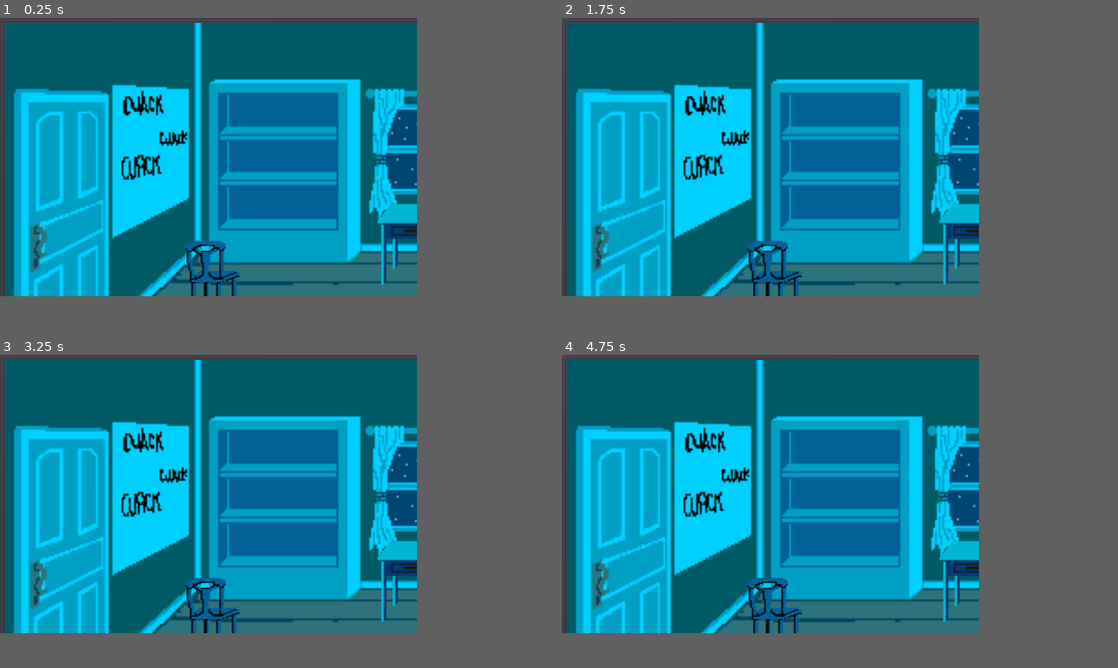
Above: before the commit, frames 1-4 (two rows, left to right).
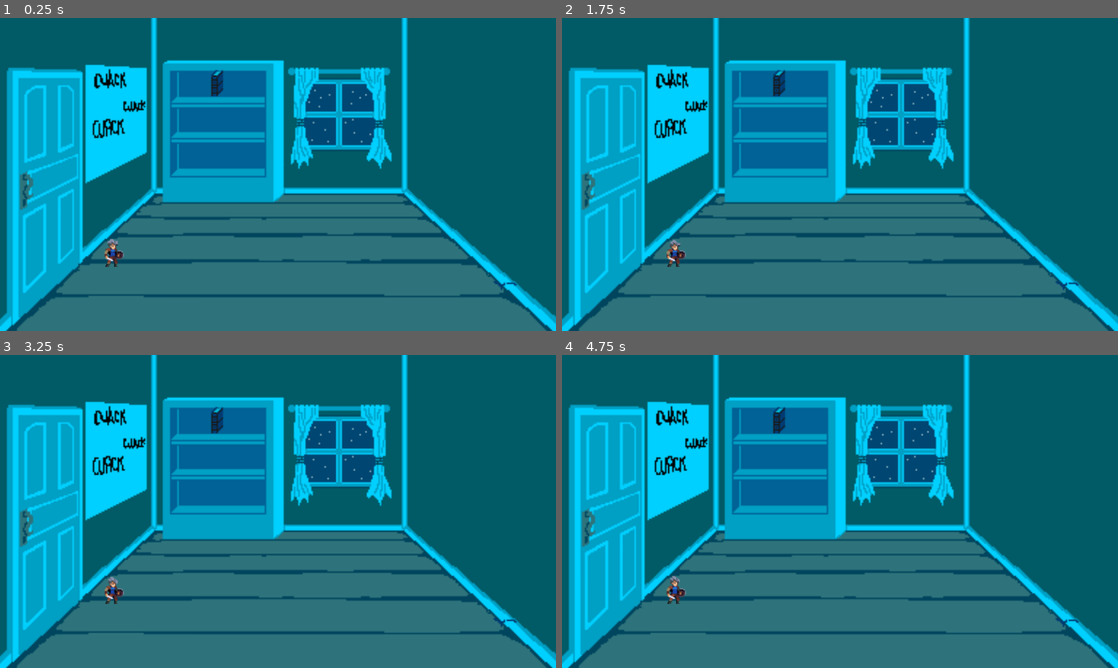
Above: after the commit, the same moments.

Repository: Jeremias-Pellegrino/DVWorkJam2022
Game: Godot game, scene res://Dimension1/Dimension1.tscn
Two runs of this game, one before a commit and one after it. Both use one fixed random seed, a clock stepped at 60 frames per second and the inputs below. Before the commit the project starts from res://Main.tscn.
Inputs (mouse positions are in pixels of both pictures, inside the frame that each line leads up to):
- Up to frame 1 (0.25 s): no input
- Up to frame 2 (1.75 s): move the mouse to (862, 143) at 0.52 s; click (862, 143) at 0.67 s; move the mouse to (684, 171) at 1.27 s; hold Left (ui_left) from 1.28 s (still down); click (684, 171) at 1.42 s
- Up to frame 3 (3.25 s): tap Enter at 2 s; move the mouse to (250, 433) at 2.02 s; release Left (ui_left) at 2.03 s; click (250, 433) at 2.17 s; tap Space at 2.75 s; move the mouse to (189, 549) at 2.77 s; click (189, 549) at 2.92 s
- Up to frame 4 (4.75 s): move the mouse to (895, 536) at 3.52 s; hold Left (ui_left) from 3.53 s (still down); click (895, 536) at 3.67 s; move the mouse to (645, 452) at 4.27 s; click (645, 452) at 4.42 s
In our replay, the window is 600x400 before the commit and 800x450 after it. These sizes can differ from the game's own. Grey fills any space a smaller window leaves; there, only what the larger window draws over its background counts as a difference.

The runs differ from the first frame. In frame 1, 55% of the frame differs, in the area x 0-100%, y 0-100%; in frame 2, 55%; in frame 3, 55%; in frame 4, 55%.

Commit message:
progreso en objetos seleccionables. limpieza de directorios

Diff:
--- a/ClickableObject/ClickableObject.gd
+++ b/ClickableObject/ClickableObject.gd
@@ -1,15 +1,11 @@
 extends Area2D
 
-onready var sprite : Sprite = $Grass1
+onready var sprite : Sprite = $Sprite
+# Hay que ajustar el script para que la animacion del glow (shader)
+# comience al hacer hover
+func _on_Area2D_mouse_entered():
+	sprite.material.set_shader_param("width", 20)
 
-# Called when the node enters the scene tree for the first time.
-func _ready():
-	pass # Replace with function body.
 
-func _on_Area2D_mouse_entered():
-	$Grass1.queue_free()
-	print("_on_Area2D_mouse_entered")
-
-func _on_Area2D_body_entered(body):
-	sprite.rotate(1/2)
-	print("_on_Area2D_mouse_entered")
+func _on_Area2D_mouse_exited():
+	sprite.material.set_shader_param("width", 0)
--- a/ClickableObject/ClickableObject.tscn
+++ b/ClickableObject/ClickableObject.tscn
@@ -1,21 +1,25 @@
-[gd_scene load_steps=3 format=2]
+[gd_scene load_steps=5 format=2]
 
+[ext_resource path="res://png/libros/cuaderno 1.png" type="Texture" id=1]
 [ext_resource path="res://ClickableObject/ClickableObject.gd" type="Script" id=2]
+[ext_resource path="res://Shaders/glow.tres" type="Material" id=3]
 
 [sub_resource type="RectangleShape2D" id=1]
-extents = Vector2( 4.32258, 1.46114 )
+extents = Vector2( 58.8387, 61.7695 )
 
 [node name="Area2D" type="Area2D"]
-position = Vector2( 830, 263 )
-scale = Vector2( 7.75, 32.1667 )
+position = Vector2( 160, 118 )
 script = ExtResource( 2 )
 
-[node name="Grass1" type="Sprite" parent="."]
+[node name="Sprite" type="Sprite" parent="."]
+material = ExtResource( 3 )
+scale = Vector2( 3, 3 )
+texture = ExtResource( 1 )
 
 [node name="CollisionShape2D" type="CollisionShape2D" parent="."]
-position = Vector2( 0.322578, 0.124352 )
+position = Vector2( 0, -1 )
 scale = Vector2( 1, 0.999999 )
 shape = SubResource( 1 )
 
-[connection signal="body_entered" from="." to="." method="_on_Area2D_body_entered"]
 [connection signal="mouse_entered" from="." to="." method="_on_Area2D_mouse_entered"]
+[connection signal="mouse_exited" from="." to="." method="_on_Area2D_mouse_exited"]
--- /dev/null
+++ b/Dimension1/Dimension1.gd
@@ -0,0 +1,18 @@
+extends Control
+
+onready var margarete = $Margarete
+
+func _ready():
+	mouse_filter = Control.MOUSE_FILTER_IGNORE
+#
+#func _input(event):
+#	if event is InputEventMouseButton:
+#		pass
+#
+#	elif event is InputEventMouseMotion:
+#		var diff = event.position - margarete.position
+#		margarete.move_and_slide(diff)
+
+
+func _on_Control_mouse_entered():
+	print("MOUSE ENTERED CONTROL")
--- /dev/null
+++ b/Dimension1/Dimension1.tscn
@@ -0,0 +1,38 @@
+[gd_scene load_steps=7 format=2]
+
+[ext_resource path="res://Shaders/glow.tres" type="Material" id=3]
+[ext_resource path="res://png/fondo.png" type="Texture" id=4]
+[ext_resource path="res://Margarete/Margarete.tscn" type="PackedScene" id=9]
+[ext_resource path="res://png/libros/cuaderno 1.png" type="Texture" id=11]
+[ext_resource path="res://ClickableObject/ClickableObject.gd" type="Script" id=13]
+
+[sub_resource type="RectangleShape2D" id=1]
+extents = Vector2( 58.8387, 61.7695 )
+
+[node name="Node2D" type="Node2D"]
+
+[node name="Sprite" type="Sprite" parent="."]
+position = Vector2( 643, 360 )
+scale = Vector2( 3.35417, 3.36111 )
+texture = ExtResource( 4 )
+
+[node name="Margarete" parent="." instance=ExtResource( 9 )]
+position = Vector2( 261, 517 )
+z_index = 1
+
+[node name="Libro" type="Area2D" parent="."]
+position = Vector2( 500, 150 )
+script = ExtResource( 13 )
+
+[node name="Sprite" type="Sprite" parent="Libro"]
+material = ExtResource( 3 )
+scale = Vector2( 3, 3 )
+texture = ExtResource( 11 )
+
+[node name="CollisionShape2D" type="CollisionShape2D" parent="Libro"]
+position = Vector2( 0, -1 )
+scale = Vector2( 1, 0.999999 )
+shape = SubResource( 1 )
+
+[connection signal="mouse_entered" from="Libro" to="Libro" method="_on_Area2D_mouse_entered"]
+[connection signal="mouse_exited" from="Libro" to="Libro" method="_on_Area2D_mouse_exited"]
--- a/Main.gd
+++ /dev/null
@@ -1,14 +0,0 @@
-extends Control
-
-onready var margarete = $Margarete
-
-func _ready():
-	pass # Replace with function body.
-
-func _input(event):
-	if event is InputEventMouseButton:
-		pass
-
-	elif event is InputEventMouseMotion:
-		var diff = event.position - margarete.position
-		margarete.move_and_slide(diff)
--- a/Main.tscn
+++ /dev/null
@@ -1,95 +0,0 @@
-[gd_scene load_steps=12 format=2]
-
-[ext_resource path="res://png/fondo.png" type="Texture" id=1]
-[ext_resource path="res://Margarete/Margarete.tscn" type="PackedScene" id=2]
-[ext_resource path="res://png/muebles/mesa.png" type="Texture" id=3]
-[ext_resource path="res://png/muebles/silla.png" type="Texture" id=4]
-[ext_resource path="res://Mouse/Mouse.tscn" type="PackedScene" id=5]
-[ext_resource path="res://Main.gd" type="Script" id=6]
-[ext_resource path="res://png/muebles/cama.png" type="Texture" id=7]
-[ext_resource path="res://ClickableObject/ClickableObject.tscn" type="PackedScene" id=8]
-[ext_resource path="res://png/muebles/caja fuerte.png" type="Texture" id=9]
-[ext_resource path="res://ClickableObject/glow.tres" type="Material" id=10]
-[ext_resource path="res://Navigation2D.tscn" type="PackedScene" id=11]
-
-[node name="Control" type="Control"]
-margin_right = 1021.0
-margin_bottom = 600.0
-script = ExtResource( 6 )
-
-[node name="PanelContainer" type="PanelContainer" parent="."]
-anchor_right = 1.0
-anchor_bottom = 1.0
-__meta__ = {
-"_edit_use_anchors_": true
-}
-
-[node name="Panel" type="Panel" parent="PanelContainer"]
-margin_left = 7.0
-margin_top = 7.0
-margin_right = 1014.0
-margin_bottom = 593.0
-
-[node name="Fondo" type="TextureRect" parent="PanelContainer/Panel"]
-anchor_right = 1.0
-anchor_bottom = 1.0
-texture = ExtResource( 1 )
-expand = true
-__meta__ = {
-"_edit_use_anchors_": false
-}
-
-[node name="Silla" type="TextureRect" parent="PanelContainer/Panel"]
-margin_left = 255.0
-margin_top = 310.0
-margin_right = 340.0
-margin_bottom = 405.0
-texture = ExtResource( 4 )
-expand = true
-
-[node name="Mesa" type="TextureRect" parent="PanelContainer/Panel"]
-margin_left = 527.0
-margin_top = 256.0
-margin_right = 717.0
-margin_bottom = 381.0
-texture = ExtResource( 3 )
-expand = true
-
-[node name="TextureButton" type="TextureButton" parent="PanelContainer/Panel"]
-anchor_left = 0.311
-anchor_top = 0.388
-anchor_right = 0.456
-anchor_bottom = 0.543
-margin_left = 569.823
-margin_top = 249.632
-margin_right = 526.808
-margin_bottom = 241.802
-texture_normal = ExtResource( 9 )
-texture_hover = ExtResource( 4 )
-expand = true
-
-[node name="CajaFuerte" type="TextureRect" parent="PanelContainer/Panel"]
-visible = false
-margin_left = 895.0
-margin_top = 474.0
-margin_right = 991.0
-margin_bottom = 575.0
-texture = ExtResource( 9 )
-expand = true
-
-[node name="Margarete" parent="." instance=ExtResource( 2 )]
-position = Vector2( 247, 453 )
-z_index = 1
-
-[node name="Mouse" parent="." instance=ExtResource( 5 )]
-z_index = 2
-z_as_relative = false
-
-[node name="Clickable" parent="." instance=ExtResource( 8 )]
-
-[node name="Sprite" type="Sprite" parent="."]
-material = ExtResource( 10 )
-position = Vector2( 761, 425 )
-texture = ExtResource( 7 )
-
-[node name="Navigation2D" parent="." instance=ExtResource( 11 )]
--- a/Mouse/Mouse.gd
+++ b/Mouse/Mouse.gd
@@ -2,8 +2,5 @@
 
 var arrow = load("res://oak_woods_v1.0/decorations/sign.png")
 func _ready():
-
-	# esta opcion anda mucho mas fluida
-	# Input.set_mouse_mode(Input.MOUSE_MODE_HIDDEN)
-
-	Input.set_custom_mouse_cursor(arrow)
+#	Input.set_custom_mouse_cursor(arrow)
+	pass
--- a/Navigation2D.tscn
+++ b/Navigation/Navigation2D.tscn
@@ -1,6 +1,6 @@
 [gd_scene load_steps=3 format=2]
 
-[ext_resource path="res://Navigation2D.gd" type="Script" id=1]
+[ext_resource path="res://Navigation/Navigation2D.gd" type="Script" id=1]
 
 [sub_resource type="RectangleShape2D" id=1]
 extents = Vector2( 494, 153 )
--- a/ClickableObject/glow.tres
+++ b/Shaders/glow.tres
@@ -1,12 +1,12 @@
 [gd_resource type="ShaderMaterial" load_steps=2 format=2]
 
-[ext_resource path="res://ClickableObject/glow.gdshader" type="Shader" id=1]
+[ext_resource path="res://Shaders/glow.gdshader" type="Shader" id=1]
 
 [resource]
 render_priority = 1
 shader = ExtResource( 1 )
 shader_param/Smooth = true
-shader_param/width = 21.333
+shader_param/width = 0.0
 shader_param/outline_color = Color( 1, 0.823529, 0.0156863, 0.701961 )
 shader_param/pixel_size = 10
-shader_param/width_speed = 2.597
+shader_param/width_speed = 2.267
--- /dev/null
+++ b/TextureButton.gd
@@ -0,0 +1,17 @@
+extends TextureButton
+
+
+# Declare member variables here. Examples:
+# var a = 2
+# var b = "text"
+
+
+# Called when the node enters the scene tree for the first time.
+func _ready():
+	pass # Replace with function body.
+
+
+# Called every frame. 'delta' is the elapsed time since the previous frame.
+func _process(delta):
+#	TextureButton.
+	pass
--- a/default_env.tres
+++ b/default_env.tres
@@ -3,5 +3,6 @@
 [sub_resource type="ProceduralSky" id=1]
 
 [resource]
-background_mode = 2
 background_sky = SubResource( 1 )
+ss_reflections_max_steps = 63
+ss_reflections_fade_in = 0.5
--- a/project.godot
+++ b/project.godot
@@ -21,13 +21,13 @@
 [application]
 
 config/name="WorkJam"
-run/main_scene="res://Main.tscn"
+run/main_scene="res://Dimension1/Dimension1.tscn"
 config/icon="res://icon.png"
 
 [display]
 
-window/size/width=600
-window/size/height=400
+window/size/width=1280
+window/size/height=720
 window/dpi/allow_hidpi=true
 
 [importer_defaults]
Renamed: Navigation2D.gd -> Navigation/Navigation2D.gd
Renamed: ClickableObject/glow.gdshader -> Shaders/glow.gdshader
Binary file removed: png/muebles del cuarto/caja fuerte.png
Not shown, removed: png/muebles del cuarto/caja fuerte.png.import
Binary file removed: png/muebles del cuarto/cama.png
Not shown, removed: png/muebles del cuarto/cama.png.import
Binary file removed: png/muebles del cuarto/mesa.png
Not shown, removed: png/muebles del cuarto/mesa.png.import
Binary file removed: png/muebles del cuarto/silla.png
Not shown, removed: png/muebles del cuarto/silla.png.import
Binary file removed: png/personajes-poses/1- Proto-prota.png
Not shown, removed: png/personajes-poses/1- Proto-prota.png.import
(and 14 more such lines)
